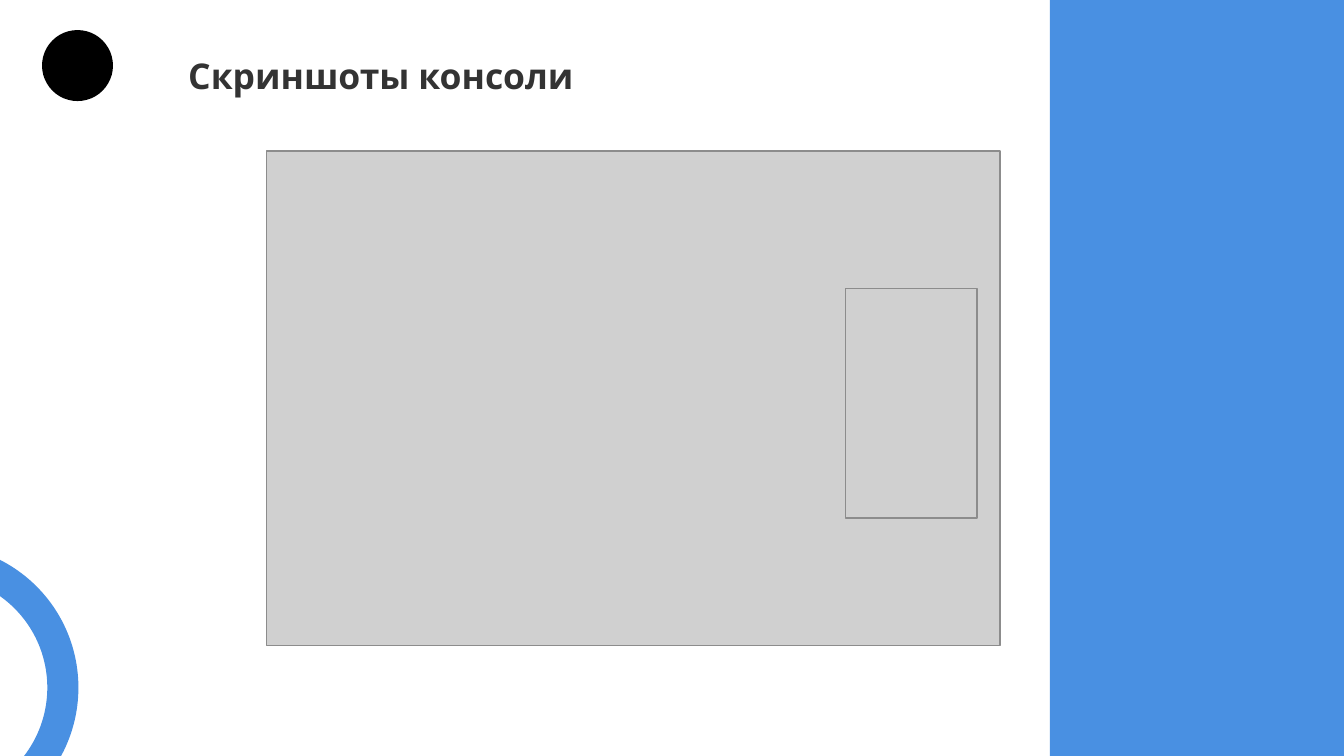
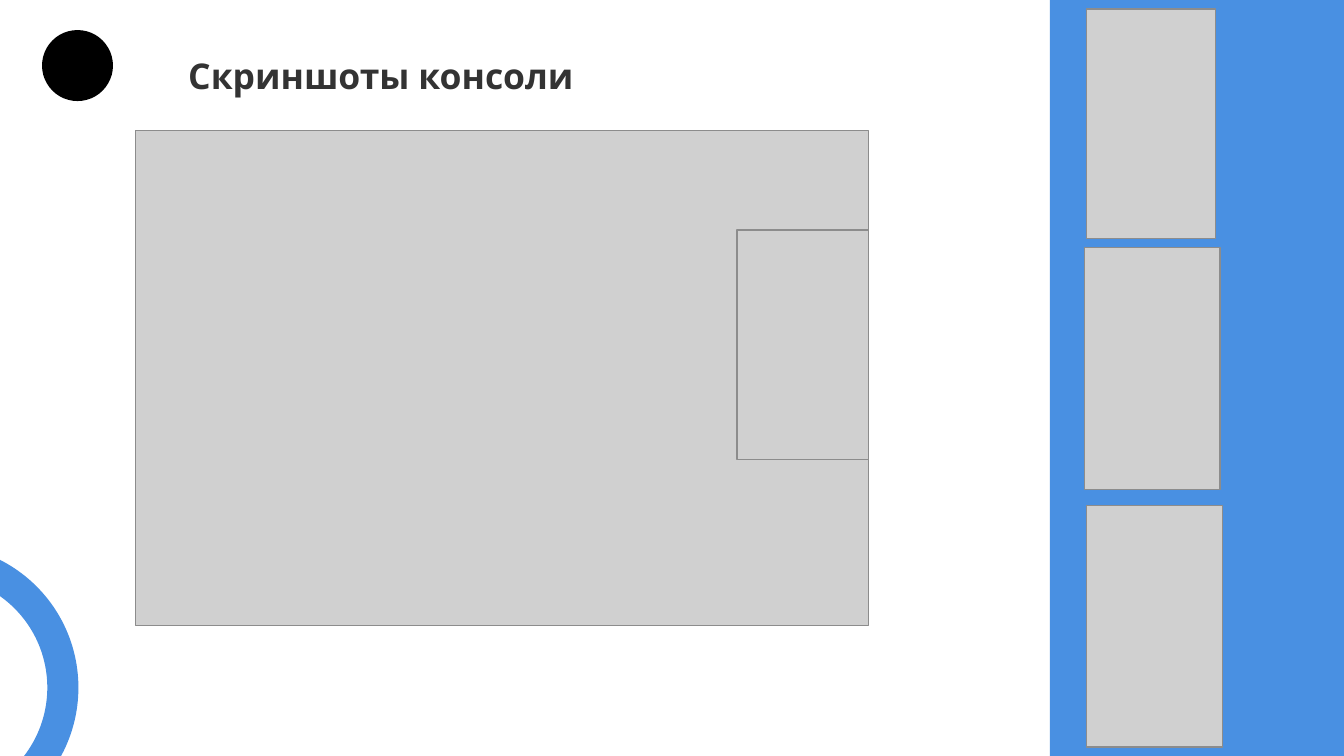
Before and after one commit to madagaskarvb/shelterInterfaceDB, a slide deck: slide 10 of Docs/Animal Shelter Management System.pptx. Drawn at 1344x756 pixels with LibreOffice and Linux fonts; fonts in the diff are those of the drawing; grey boxes stand for pictures. Boxes give left, top, right and bottom in pixels: in the first picture for what was removed or moved away, otherwise in the second. Text is boxed around its words. In the diff, an @@ line names an element or a change of style, - is before the commit and + after.

```diff
--- a/Docs/Animal Shelter Management System.pptx
+++ b/Docs/Animal Shelter Management System.pptx
@@ picture added at (1086, 9, 1215, 239) @@
@@ picture: place and size @@
-picture at (266, 151, 1000, 645)
+picture at (136, 130, 870, 625)
@@ picture: place and size @@
-picture at (845, 289, 977, 519)
+picture at (737, 230, 868, 460)
@@ picture added at (1085, 247, 1220, 489) @@
@@ picture added at (1086, 505, 1222, 747) @@
```
Also in this commit, not shown: 1 other slide changed.
